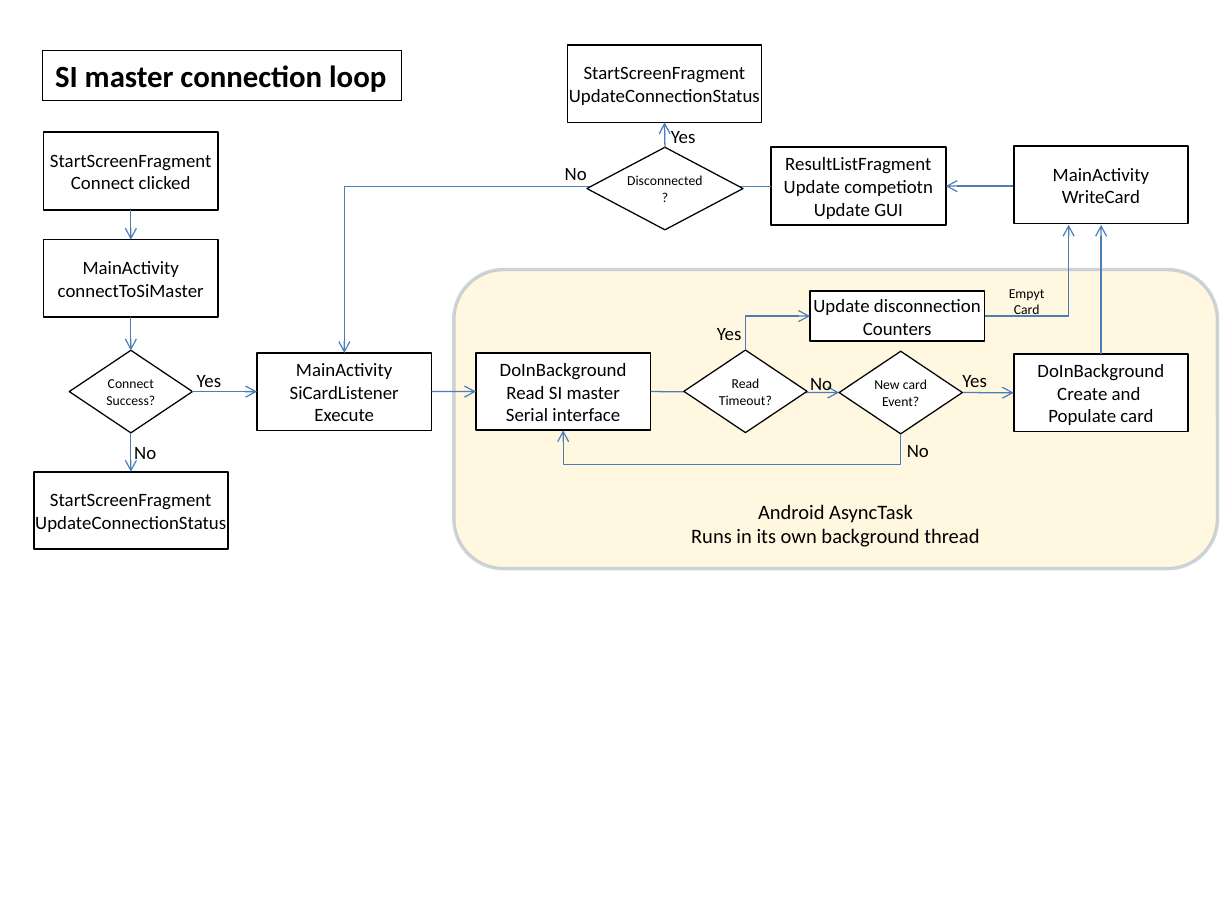
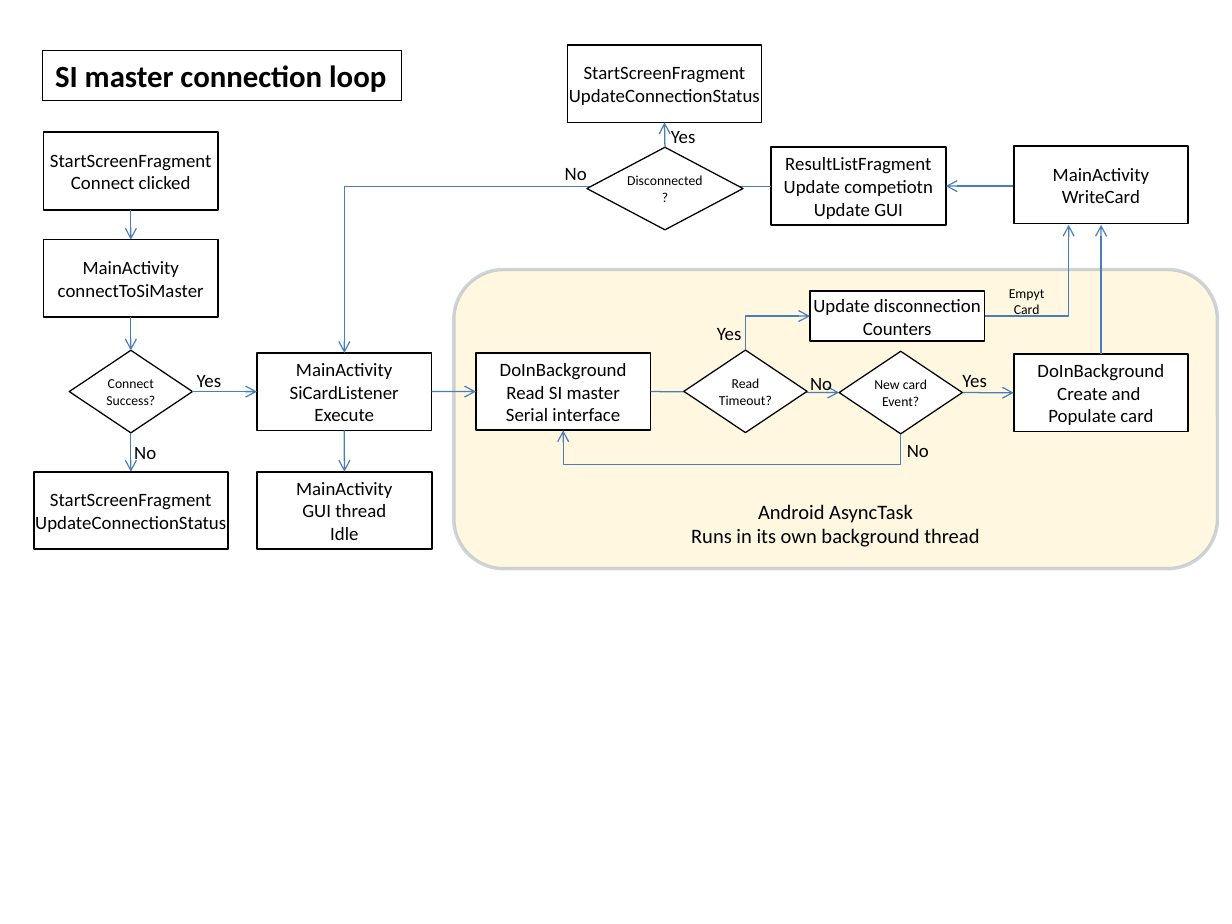
Before and after one commit to stenmark/GSCSportIdentEnduro, a slide deck: slide 1 of doc/connectionLoop.pptx. Drawn at 1232x924 pixels with LibreOffice and Linux fonts; fonts in the diff are those of the drawing. Boxes give left, top, right and bottom in pixels: in the first picture for what was removed or moved away, otherwise in the second. Text is boxed around its words. In the diff, an @@ line names an element or a change of style, - is before the commit and + after.

```diff
--- a/doc/connectionLoop.pptx
+++ b/doc/connectionLoop.pptx
@@ arrow added from (345, 430) to (345, 472), #4B7EBC 0.75 pt @@
@@ rectangle added at [257, 472, 432, 549], fill #FFFFFF, outline #000000 1 pt, 11 pt, text #000000 @@
+MainActivity
+GUI thread
+Idle
```
Also in this commit, not shown: 9 other files.
